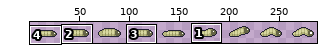
Two states of a pixel-art file, gfx/maggot.aseprite. The picture above shows the old version from afar; the outline marks the close-up.
Close-up. Before the commit:
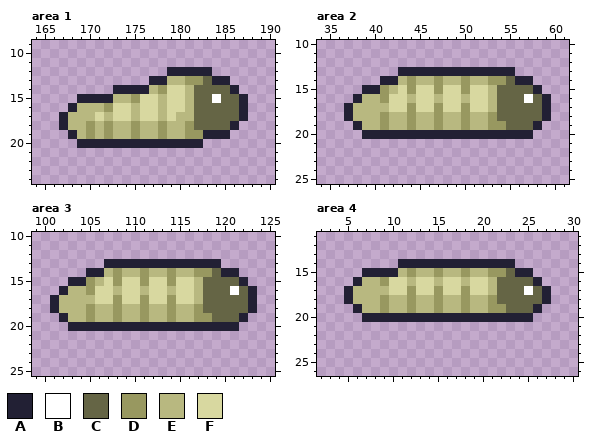
288x32 pixels, 1 frame. Shown: area 1: x 164..190, y 9..24; area 2: x 34..61, y 10..25; area 3: x 99..125, y 10..25; area 4: x 2..30, y 11..26. The wide view leaves out empty margins. The commit also changed other parts of the picture, which this record leaves out.
Palette (. is transparent): A #222034  B #ffffff  C #656545  D #989860  E #b8b880  F #d8d8a0
After the commit:
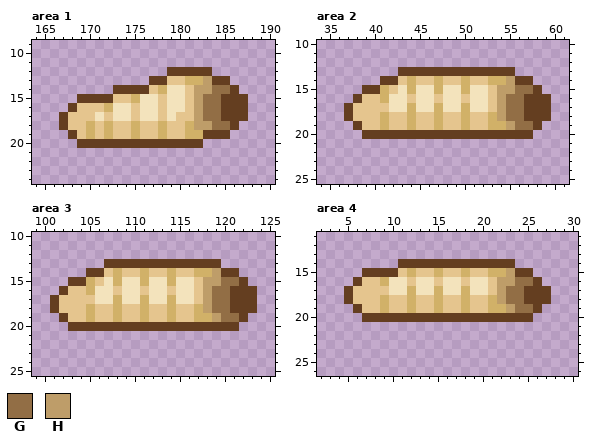
Colours new in this view: G #926e45  H #be9d69
The edit:
colour A: #222034 -> #643e20
colour D: #989860 -> #d1b168
colour E: #b8b880 -> #e5c58e
colour F: #d8d8a0 -> #f3e3bc
Area 1:
y 13: x 183 C -> H
y 14: x 182..185 CCCC -> HHGG
y 15: x 182..186 CCBCC -> HGGAA
y 16..17: x 182..186 CCCCC -> HGGAA
y 18: x 182..185 CCCC -> HHGG
Area 2:
y 14: x 55 C -> H
y 15: x 54..57 CCCC -> HHGG
y 16: x 54..58 CCCBC -> HGGAA
y 17..18: x 54..58 CCCCC -> HGGAA
y 19: x 55..57 CCC -> HGG
Area 3:
y 14: x 119 C -> H
y 15: x 118..121 CCCC -> HHGG
y 16: x 118..122 CCCBC -> HGGAA
y 17..18: x 118..122 CCCCC -> HGGAA
y 19: x 119..121 CCC -> HGG
Area 4:
y 15: x 23 C -> H
y 16: x 22..25 CCCC -> HHGG
y 17: x 22..26 CCCBC -> HGGAA
y 18: x 22..26 CCCCC -> HGGAA
y 19: x 23..25 CCC -> HGG
Where, in picture pixels (left, top, right, bottom), the same in both close-ups:
changed: (59, 67, 248, 148)
changed: (344, 67, 551, 139)
changed: (50, 259, 257, 331)
changed: (344, 259, 551, 322)
